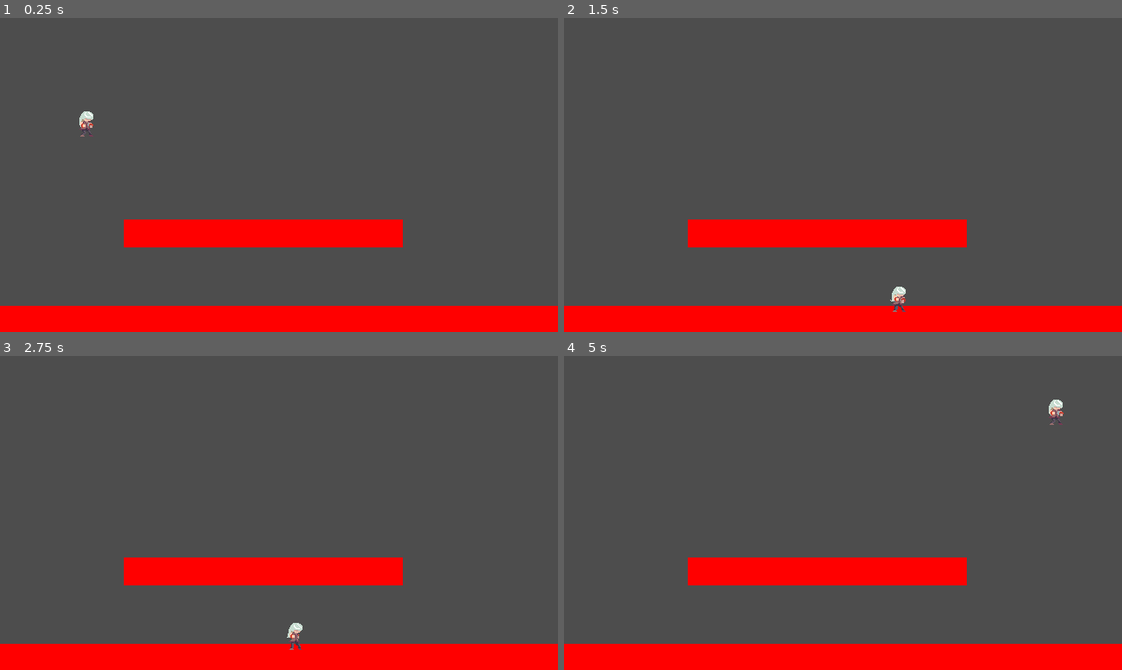
Above: before the commit, frames 1-4 (two rows, left to right).
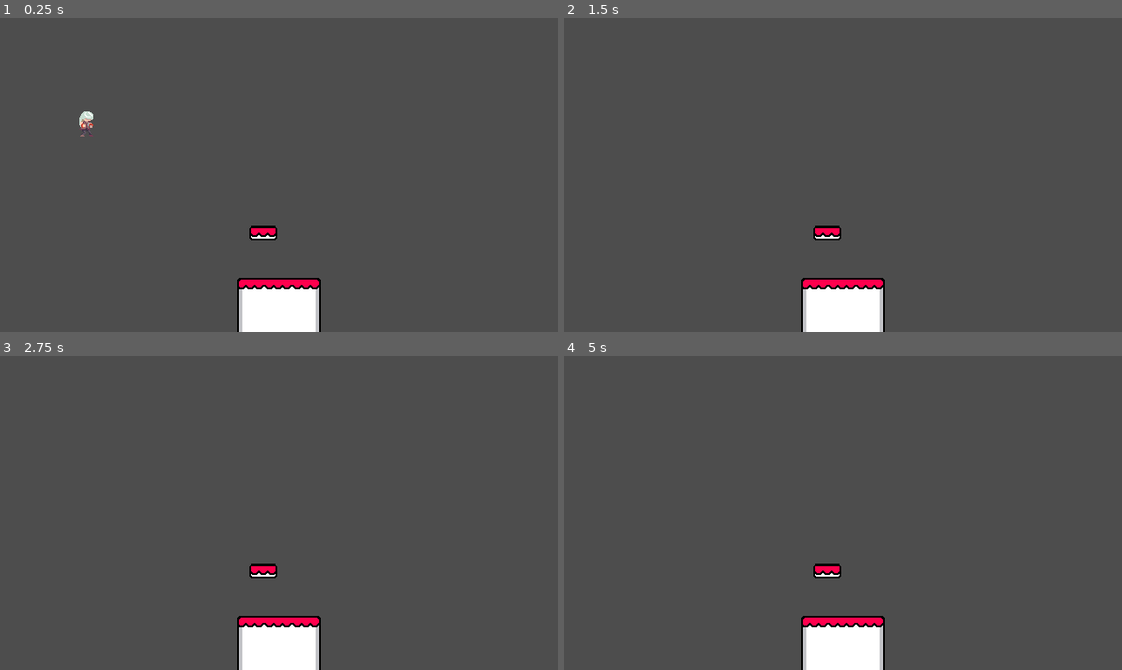
Above: after the commit, the same moments.

Repository: ChrisFlanOrg/Untitled-Fighting-Game
Game: Godot game, scene res://main.tscn
Two runs of this game, one before a commit and one after it. Both use one fixed random seed, a clock stepped at 60 frames per second and the inputs below.
Inputs:
- Up to frame 1 (0.25 s): no input
- Up to frame 2 (1.5 s): tap Enter (ui_accept) at 0.5, 0.77 s; hold Right (ui_right) from 0.53 s (still down)
- Up to frame 3 (2.75 s): tap Enter (ui_accept) at 1.52 s; release Right (ui_right) at 2.03 s; hold Left (ui_left) from 2.03 s (still down)
- Up to frame 4 (5 s): release Left (ui_left) at 2.78 s; hold Right (ui_right) 2.78-4.28 s; tap Enter (ui_accept) at 3.02, 3.77, 4.25, 4.52 s; hold Left (ui_left) from 4.28 s (still down)

The runs differ from the first frame. In frame 1, 14% of the frame differs, in the area x 0-100%, y 64-100%; in frame 2, 14%; in frame 3, 14%; in frame 4, 14%, in the area x 0-100%, y 13-100%.

Commit message:
Updated floor and platform scenes to be better.

Diff:
--- a/floor.tscn
+++ b/floor.tscn
@@ -1,20 +1,16 @@
-[gd_scene load_steps=4 format=3 uid="uid://cuxa3sx6lwm2o"]
+[gd_scene load_steps=3 format=3 uid="uid://bfu3du8iqtgv8"]
 
-[sub_resource type="Gradient" id="Gradient_fxb1l"]
-colors = PackedColorArray(1, 0, 0, 1, 1, 0, 0, 1)
-
-[sub_resource type="GradientTexture2D" id="GradientTexture2D_feg5i"]
-gradient = SubResource("Gradient_fxb1l")
+[ext_resource type="Texture2D" uid="uid://c3w3qxk5rh078" path="res://sprites/SimpleTiles_allColors.png" id="1_ty26b"]
 
 [sub_resource type="RectangleShape2D" id="RectangleShape2D_7ixcw"]
-size = Vector2(194, 20)
+size = Vector2(96, 96)
 
 [node name="Floor" type="StaticBody2D"]
 
 [node name="Sprite2D" type="Sprite2D" parent="."]
-scale = Vector2(10, 0.5)
-texture = SubResource("GradientTexture2D_feg5i")
+texture = ExtResource("1_ty26b")
+region_enabled = true
+region_rect = Rect2(32, 0, 96, 96)
 
 [node name="CollisionShape2D" type="CollisionShape2D" parent="."]
-scale = Vector2(3.42, 0.5)
 shape = SubResource("RectangleShape2D_7ixcw")
--- a/platform.tscn
+++ b/platform.tscn
@@ -1,20 +1,17 @@
-[gd_scene load_steps=4 format=3 uid="uid://d0dtvoa7t1sde"]
+[gd_scene load_steps=3 format=3 uid="uid://dvdbs16e8p1ba"]
 
-[sub_resource type="Gradient" id="Gradient_fxb1l"]
-colors = PackedColorArray(1, 0, 0, 1, 1, 0, 0, 1)
-
-[sub_resource type="GradientTexture2D" id="GradientTexture2D_feg5i"]
-gradient = SubResource("Gradient_fxb1l")
+[ext_resource type="Texture2D" uid="uid://c3w3qxk5rh078" path="res://sprites/SimpleTiles_allColors.png" id="1_4yki0"]
 
 [sub_resource type="RectangleShape2D" id="RectangleShape2D_7ixcw"]
-size = Vector2(194, 20)
+size = Vector2(32, 17)
 
 [node name="Platform" type="StaticBody2D"]
 
 [node name="Sprite2D" type="Sprite2D" parent="."]
-scale = Vector2(5, 0.5)
-texture = SubResource("GradientTexture2D_feg5i")
+texture = ExtResource("1_4yki0")
+region_enabled = true
+region_rect = Rect2(0, 128, 32, 17)
 
 [node name="CollisionShape2D" type="CollisionShape2D" parent="."]
-scale = Vector2(1.7, 0.5)
 shape = SubResource("RectangleShape2D_7ixcw")
+one_way_collision = true
Binary file added: sprites/SimpleTiles_allColors.png
Not shown, added: sprites/SimpleTiles_allColors.png.import
